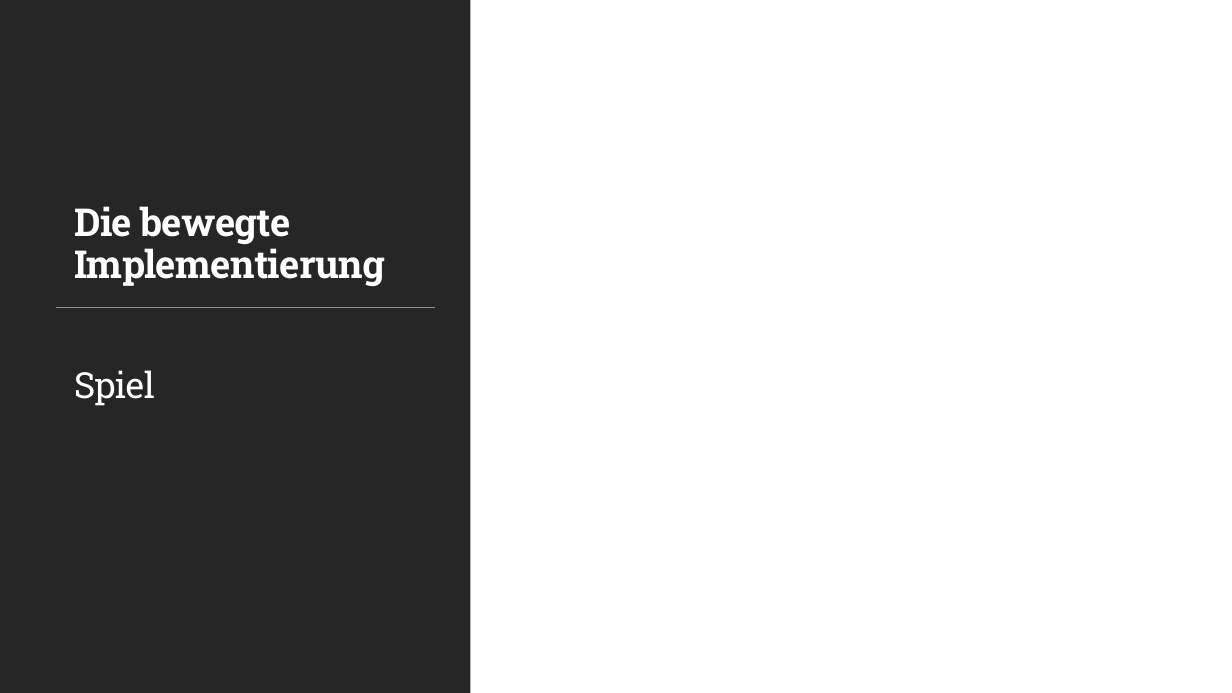
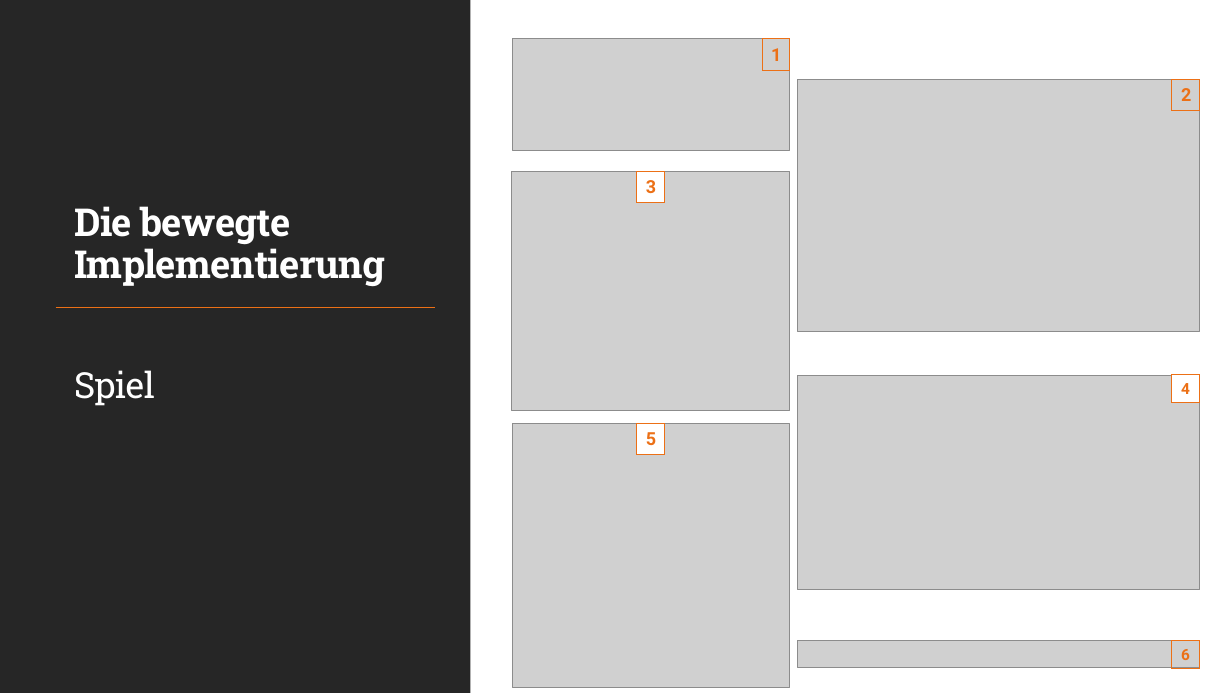
Before and after one commit to flyingcodeman/TM22_SoftwareEngineering_Gruppe2, a slide deck: slide 9 of Finale_Abgabe/Schiffe_versenken.pptx. Drawn at 1232x693 pixels with LibreOffice and Linux fonts; fonts in the diff are those of the drawing; grey boxes stand for pictures. Boxes give left, top, right and bottom in pixels: in the first picture for what was removed or moved away, otherwise in the second. Text is boxed around its words. In the diff, an @@ line names an element or a change of style, - is before the commit and + after.

```diff
--- a/Finale_Abgabe/Schiffe_versenken.pptx
+++ b/Finale_Abgabe/Schiffe_versenken.pptx
@@ picture added at box(513, 39, 790, 151) @@
@@ rectangle added at box(762, 39, 790, 70), outline #EC7016 0.75 pt, 14 pt, text #EC7016, bold @@
+1
@@ picture added at box(799, 79, 1201, 332) @@
@@ rectangle added at box(1172, 79, 1200, 111), outline #EC7016 0.75 pt, 14 pt, text #EC7016, bold @@
+2
@@ picture added at box(512, 171, 790, 411) @@
@@ rectangle added at box(637, 171, 665, 202), fill #FFFFFF, outline #EC7016 0.75 pt, 14 pt, text #EC7016, bold @@
+3
@@ picture added at box(798, 375, 1200, 590) @@
@@ rectangle added at box(1172, 374, 1200, 402), fill #FFFFFF, outline #EC7016 0.75 pt, 12 pt, text #EC7016, bold @@
+4
@@ picture added at box(513, 424, 790, 688) @@
@@ rectangle added at box(637, 423, 665, 455), fill #FFFFFF, outline #EC7016 0.75 pt, 14 pt, text #EC7016, bold @@
+5
@@ picture added at box(799, 640, 1201, 668) @@
@@ rectangle added at box(1172, 640, 1200, 668), outline #EC7016 0.75 pt, 12 pt, text #EC7016, bold @@
+6
```
Also in this commit, not shown: 4 other slides changed, 11 other files.
